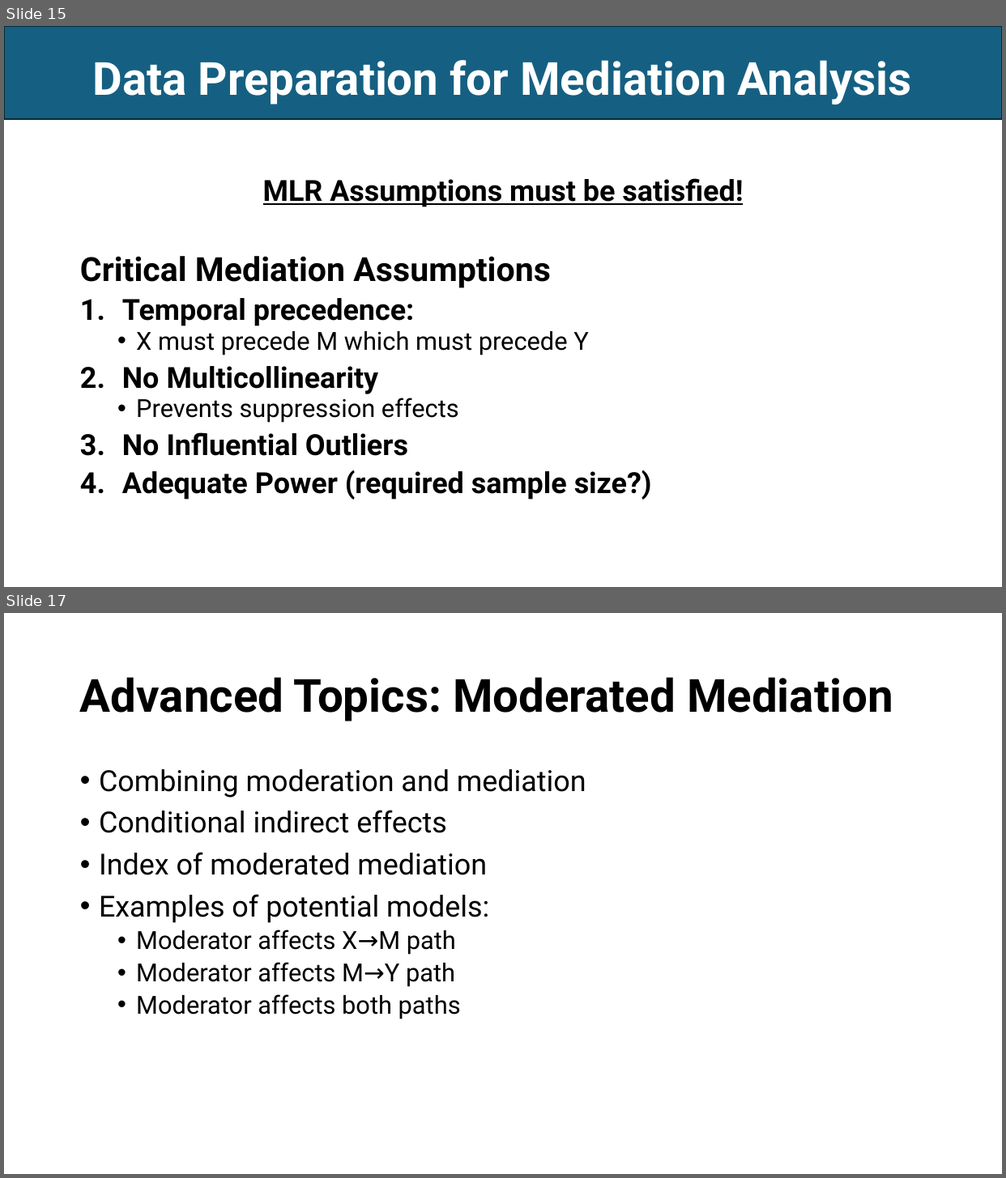
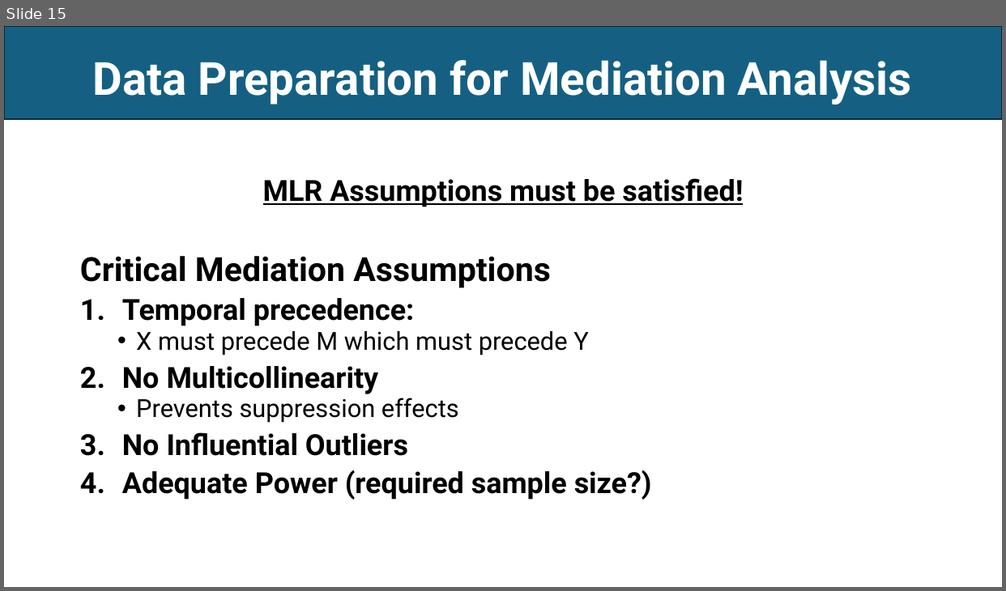
Before and after one commit to EwokOzwok/Data-Analysis-II---CBHPAR-Seminar, a slide deck: Data Analysis II - Mediation and Moderation.pptx. Shown one above the other, each under a label of ours: slides 15 and 17 before the commit, slide 15 after it; the slides between them are not shown. The pictures are 1006x1178 and 1006x591 pixels, drawn with LibreOffice and Linux fonts; fonts in the diff are those of the drawing. Boxes give left, top, right and bottom in pixels: in the first picture for what was removed or moved away, otherwise in the second. Text is boxed around its words. In the diff, an @@ line names an element or a change of style, - is before the commit and + after.

```diff
--- a/Data Analysis II - Mediation and Moderation.pptx
+++ b/Data Analysis II - Mediation and Moderation.pptx
@@ slide 17 removed at [4, 613, 1002, 1174], background #FFFFFF @@
@@ title removed at [80, 677, 893, 722] @@
-Advanced Topics: Moderated Mediation
@@ text removed at [99, 769, 586, 1020] @@
-• Combining moderation and mediation
-• Conditional indirect effects
-• Index of moderated mediation
-• Examples of potential models:
-  • Moderator affects X→M path
-  • Moderator affects M→Y path
-  • Moderator affects both paths
```
Also in this commit, not shown: 5 slides changed, 1 slide added, 1 other file.
